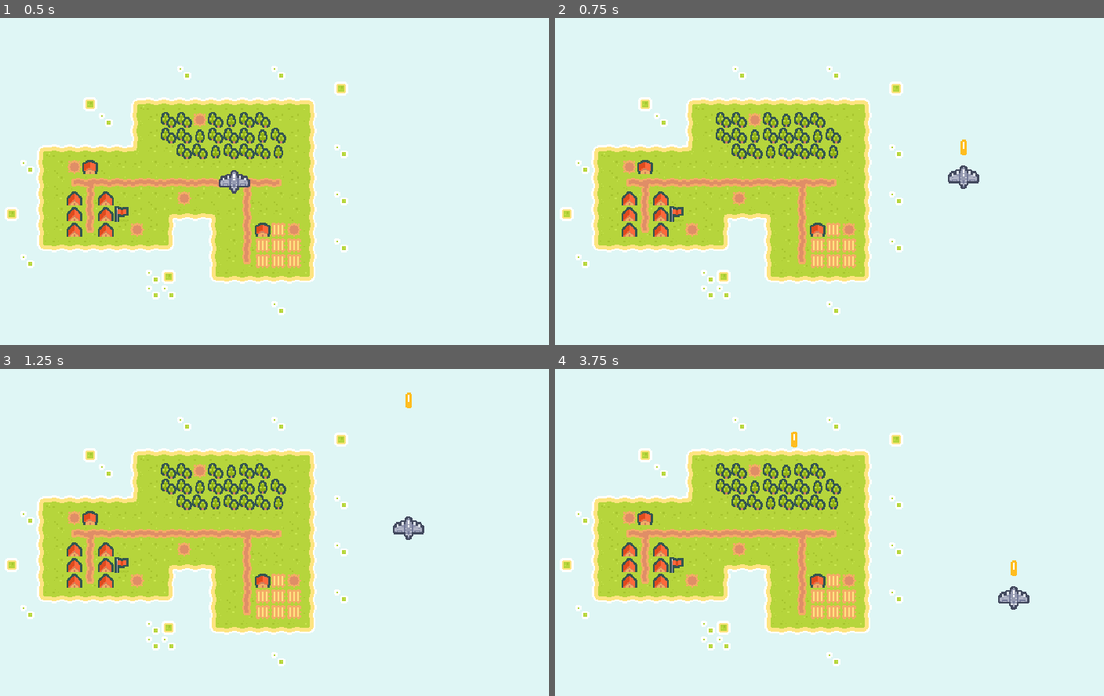
Above: before the commit, frames 1-4 (two rows, left to right).
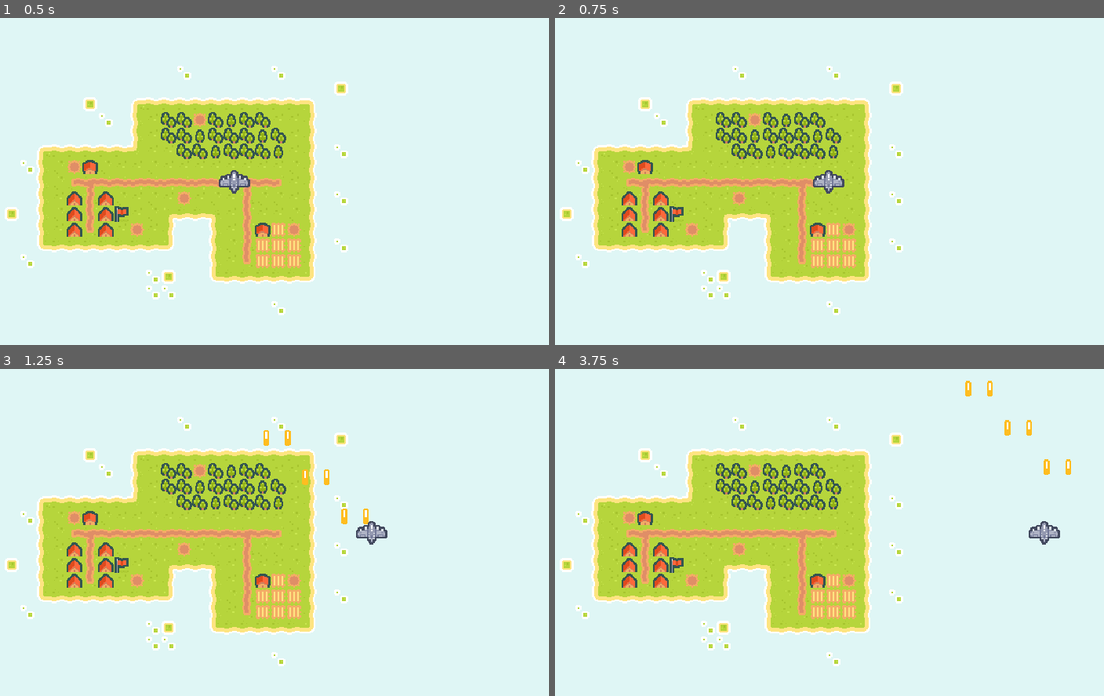
Above: after the commit, the same moments.

Repository: Trouperton/PIXELWINGS
Game: Godot game, scene res://Scenes/Test Scene.tscn
The game is run twice, just before and just after one commit, with the same random seed, the same clock (stepped at 60 frames per second) and the same inputs.
Inputs (mouse positions are in pixels of both pictures, inside the frame that each line leads up to):
- Up to frame 1 (0.5 s): no input
- Up to frame 2 (0.75 s): tap Enter at 0.5 s; move the mouse to (961, 178) at 0.52 s; hold D (right, bound only after the commit) from 0.53 s (still down); hold Space (primary_fire, bound only after the commit) from 0.53 s (still down); click (961, 178) at 0.67 s
- Up to frame 3 (1.25 s): keep holding D (right, bound only after the commit); keep holding Space (primary_fire, bound only after the commit)
- Up to frame 4 (3.75 s): move the mouse to (697, 561) at 1.27 s; release D (right, bound only after the commit) at 1.28 s; release Space (primary_fire, bound only after the commit) at 1.28 s; hold S (down, bound only after the commit) 1.28-2.03 s; tap Space (primary_fire, bound only after the commit) at 1.35, 2.85 s; click (697, 561) at 1.42 s; move the mouse to (889, 467) at 2.02 s; hold D (right, bound only after the commit) 2.03-2.78 s; hold Space (primary_fire, bound only after the commit) 2.03-2.78 s; click (889, 467) at 2.17 s; move the mouse to (796, 617) at 2.77 s; hold W (up, bound only after the commit) 2.78-3.53 s; click (796, 617) at 2.92 s; move the mouse to (1016, 597) at 3.52 s; hold A (left, bound only after the commit) from 3.53 s (still down); hold Space (primary_fire, bound only after the commit) from 3.53 s (still down); click (1016, 597) at 3.67 s

Frame 1 is identical in both runs. In frame 2, 0.5% of the frame differs, in the area x 47-78%, y 37-54%; in frame 3, 0.8%; in frame 4, 0.9%, in the area x 43-94%, y 3-74%.

Commit message:
Overhauled controls and started updating firing mechanic

Diff:
--- /dev/null
+++ b/Assets/Sprites/Objects/Projectiles/Twin_Bullet_1.tres
@@ -0,0 +1,7 @@
+[gd_resource type="AtlasTexture" load_steps=2 format=3 uid="uid://cfcrl2cx6e4ar"]
+
+[ext_resource type="Texture2D" uid="uid://dov76tvurr8fq" path="res://Assets/Sprites/tiles.png" id="1_46ron"]
+
+[resource]
+atlas = ExtResource("1_46ron")
+region = Rect2(17, 0, 16, 16)
--- a/Scenes/Prefabs/Ships/Player.tscn
+++ b/Scenes/Prefabs/Ships/Player.tscn
@@ -6,14 +6,25 @@
 
 [sub_resource type="CircleShape2D" id="CircleShape2D_ln7g6"]
 
-[node name="Player" type="Area2D"]
+[node name="Player" type="Area2D" node_paths=PackedStringArray("Barrels") groups=["Player"]]
 script = ExtResource("1_oevpn")
-speed = 500.0
-projectile_scene = ExtResource("2_0dk6x")
+primary_fire_projectile_scene = ExtResource("2_0dk6x")
 shoot_cooldown = 0.5
+Barrels = [NodePath("Sprite2D/Barrel1"), NodePath("Sprite2D/Barrel2")]
 
 [node name="Sprite2D" type="Sprite2D" parent="."]
 texture = ExtResource("1_ria5y")
 
+[node name="Barrel1" type="Node2D" parent="Sprite2D"]
+position = Vector2(-11, 0)
+
+[node name="Barrel2" type="Node2D" parent="Sprite2D"]
+position = Vector2(11, 0)
+
 [node name="CollisionShape2D" type="CollisionShape2D" parent="."]
 shape = SubResource("CircleShape2D_ln7g6")
+
+[node name="PrimaryFireCooldownTimer" type="Timer" parent="."]
+wait_time = 0.2
+
+[connection signal="timeout" from="PrimaryFireCooldownTimer" to="." method="_on_primary_fire_cooldown_timer_timeout"]
--- a/Scenes/Test Scene.tscn
+++ b/Scenes/Test Scene.tscn
@@ -10,4 +10,5 @@
 tile_set = ExtResource("1_xd7t4")
 
 [node name="Player" parent="." instance=ExtResource("1_njrs5")]
+z_index = 1
 position = Vector2(283, 167)
--- a/Scripts/Ship_Controls.gd
+++ b/Scripts/Ship_Controls.gd
@@ -1,12 +1,11 @@
 extends Area2D
 
 @export var speed: float = 200
-@export var projectile_scene: PackedScene
+@export var primary_fire_projectile_scene: PackedScene
 @export var shoot_cooldown: float = 1
+@export var Barrels: Array[Node2D]
 
-var lmb_down: bool = false
-var mouse_moved: bool = false
-var mouse_position: Vector2
+var movement_direction: Vector2
 
 var shoot_timer: float = 0
 
@@ -17,34 +16,52 @@
 
 # Called every frame. 'delta' is the elapsed time since the previous frame.
 func _process(delta: float) -> void:
-	if lmb_down:
-		#var direction = position.direction_to(mousePosition)
-		#position += direction * speed * delta
-		position = mouse_position
-		if shoot_timer > shoot_cooldown:
-			shoot()
-			shoot_timer = 0
+	position += movement_direction.normalized() * speed * delta
 	shoot_timer += delta
 
 func _input(event):
 	# Local Variables
 
 	# Main _input()
-	# Checks which mouse buttons are pressed
-	if event is InputEventMouseButton:
-		if event.button_index == MOUSE_BUTTON_LEFT and event.pressed:
-			lmb_down = true
-		else:
-			lmb_down = false
+	if event is InputEventKey and event.is_pressed():
+		# The following 4 if statements handle pressed down keyboard movement input
+		if event.is_action_pressed("up"):
+			movement_direction.y -= 1
+		if event.is_action_pressed("down"):
+			movement_direction.y += 1
+		if event.is_action_pressed("left"):
+			movement_direction.x -= 1
+		if event.is_action_pressed("right"):
+			movement_direction.x += 1
 
-	# Updates mousePosition
-	if event is InputEventMouseMotion:
-		mouse_position = event.position
+		if event.is_action_pressed("primary_fire"):
+			$PrimaryFireCooldownTimer.start()
+	elif event is InputEventKey and event.is_released():
+		# The following 4 if statements handle released keyboard movement input
+		if event.is_action_released("up"):
+			movement_direction.y += 1
+		if event.is_action_released("down"):
+			movement_direction.y -= 1
+		if event.is_action_released("left"):
+			movement_direction.x += 1
+		if event.is_action_released("right"):
+			movement_direction.x -= 1
+		if event.is_action_released("primary_fire"):
+			$PrimaryFireCooldownTimer.stop()
 
 func shoot() -> void:
 	# Local Variables
-	var spawned_projectile = projectile_scene.instantiate()
-	# Main _fire()
-	spawned_projectile.global_position = global_position + Vector2(0, -20)
+	#var spawned_projectile = primary_fire_projectile_scene.instantiate()
 
-	get_tree().current_scene.add_child(spawned_projectile)
+	# Main shoot()
+	for i in Barrels:
+		var spawned_projectile = primary_fire_projectile_scene.instantiate()
+
+		spawned_projectile.global_position = i.global_position
+		get_tree().current_scene.add_child(spawned_projectile)
+	#spawned_projectile.global_position = global_position + Vector2(0, -20)
+
+	#get_tree().current_scene.add_child(spawned_projectile)
+
+func _on_primary_fire_cooldown_timer_timeout() -> void:
+	shoot()
--- a/project.godot
+++ b/project.godot
@@ -28,6 +28,10 @@
 
 project/assembly_name="Plane Shoot em Up"
 
+[global_group]
+
+Player=""
+
 [input]
 
 ui_left={
@@ -37,6 +41,31 @@
 , Object(InputEventJoypadMotion,"resource_local_to_scene":false,"resource_name":"","device":0,"axis":0,"axis_value":-1.0,"script":null)
 ]
 }
+up={
+"deadzone": 0.5,
+"events": [Object(InputEventKey,"resource_local_to_scene":false,"resource_name":"","device":-1,"window_id":0,"alt_pressed":false,"shift_pressed":false,"ctrl_pressed":false,"meta_pressed":false,"pressed":false,"keycode":0,"physical_keycode":87,"key_label":0,"unicode":119,"location":0,"echo":false,"script":null)
+]
+}
+down={
+"deadzone": 0.5,
+"events": [Object(InputEventKey,"resource_local_to_scene":false,"resource_name":"","device":-1,"window_id":0,"alt_pressed":false,"shift_pressed":false,"ctrl_pressed":false,"meta_pressed":false,"pressed":false,"keycode":0,"physical_keycode":83,"key_label":0,"unicode":115,"location":0,"echo":false,"script":null)
+]
+}
+left={
+"deadzone": 0.5,
+"events": [Object(InputEventKey,"resource_local_to_scene":false,"resource_name":"","device":-1,"window_id":0,"alt_pressed":false,"shift_pressed":false,"ctrl_pressed":false,"meta_pressed":false,"pressed":false,"keycode":0,"physical_keycode":65,"key_label":0,"unicode":97,"location":0,"echo":false,"script":null)
+]
+}
+right={
+"deadzone": 0.5,
+"events": [Object(InputEventKey,"resource_local_to_scene":false,"resource_name":"","device":-1,"window_id":0,"alt_pressed":false,"shift_pressed":false,"ctrl_pressed":false,"meta_pressed":false,"pressed":false,"keycode":0,"physical_keycode":68,"key_label":0,"unicode":100,"location":0,"echo":false,"script":null)
+]
+}
+primary_fire={
+"deadzone": 0.5,
+"events": [Object(InputEventKey,"resource_local_to_scene":false,"resource_name":"","device":-1,"window_id":0,"alt_pressed":false,"shift_pressed":false,"ctrl_pressed":false,"meta_pressed":false,"pressed":false,"keycode":0,"physical_keycode":32,"key_label":0,"unicode":32,"location":0,"echo":false,"script":null)
+]
+}
 
 [rendering]
 
